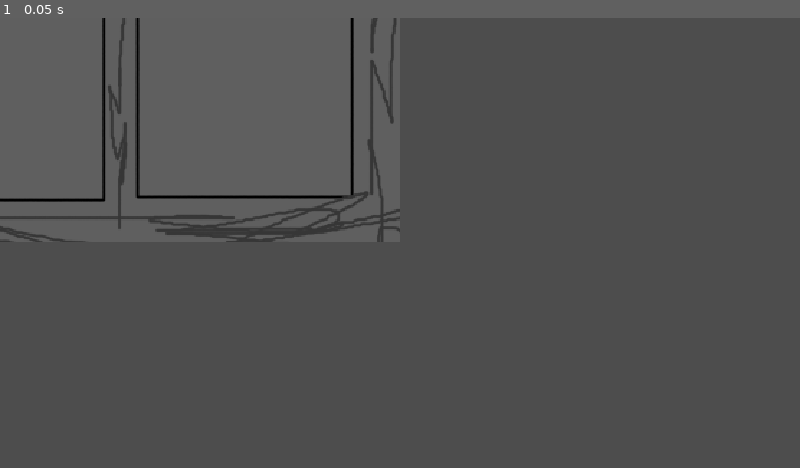
Above: before the commit, frame 1.
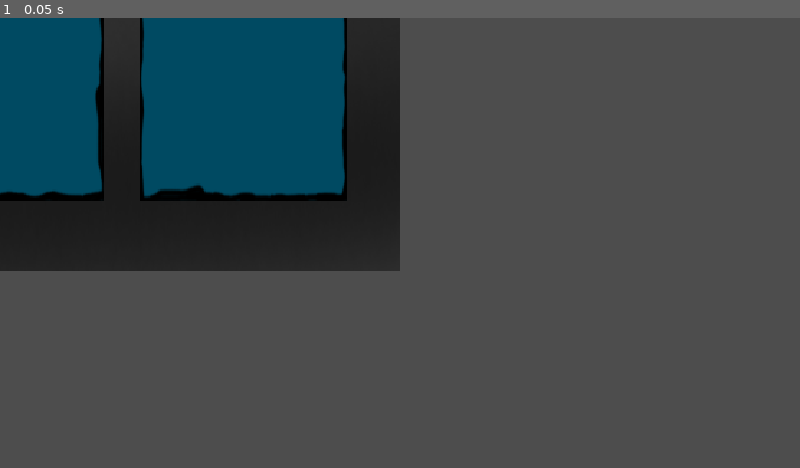
Above: after the commit, the same moment.

Repository: Primroseprime/TrustNoOne-BGJ26
Game: Godot game, scene res://Scenes/Menu Scenes/Credits Menu Scene/credits_menu.tscn
The game is run twice, just before and just after one commit, with the same random seed, the same clock (stepped at 60 frames per second) and the same inputs. This scene is started directly instead of the project's main scene.
Inputs:
- Up to frame 1 (0.05 s): no input

The runs differ from the first frame. In frame 1, 27% of the frame differs, in the area x 0-50%, y 0-57%.

Commit message:
Menu Update - Reworked Credits Menu Design

Diff:
--- a/Scenes/Menu Scenes/Credits Menu Scene/credits_menu.tscn
+++ b/Scenes/Menu Scenes/Credits Menu Scene/credits_menu.tscn
@@ -1,10 +1,92 @@
 [gd_scene format=3 uid="uid://b8401fi5meq4j"]
 
-[ext_resource type="Texture2D" uid="uid://berpqfogvntde" path="res://Assets/Menus Assets/temp credits.png" id="1_kdv4w"]
+[ext_resource type="Texture2D" uid="uid://dviuqcyekp2at" path="res://Assets/Text Incasing.png" id="1_a86rl"]
+[ext_resource type="Texture2D" uid="uid://bm1n34qhv203j" path="res://Assets/overlays.png" id="2_8dmge"]
 
 [node name="Credits Menu Root" type="Node2D" unique_id=386903939]
 
-[node name="Credits" type="Sprite2D" parent="." unique_id=930603187]
-position = Vector2(-7.0393085e-05, 2.2530556e-05)
-scale = Vector2(0.7199999, 0.71999997)
-texture = ExtResource("1_kdv4w")
+[node name="Text" type="Node" parent="." unique_id=1971176888]
+
+[node name="Credits Categories" type="Label" parent="Text" unique_id=2093439549]
+z_index = 3
+offset_left = -419.0
+offset_top = -232.0
+offset_right = 429.0
+offset_bottom = -177.0
+theme_override_font_sizes/font_size = 40
+text = "Artists                 Programmer            Composers"
+horizontal_alignment = 1
+
+[node name="Artists Names" type="Label" parent="Text" unique_id=354380352]
+z_index = 3
+offset_left = -479.0
+offset_top = -165.0
+offset_right = -332.0
+offset_bottom = -75.0
+theme_override_font_sizes/font_size = 20
+text = "Primerose
+
+Dalianimations"
+
+[node name="Prgrammer Name" type="Label" parent="Text" unique_id=1751060760]
+z_index = 3
+offset_left = -123.0
+offset_top = -165.0
+offset_right = 24.0
+offset_bottom = -75.0
+theme_override_font_sizes/font_size = 20
+text = "CalGGF"
+
+[node name="Composers Names" type="Label" parent="Text" unique_id=1428211085]
+z_index = 3
+offset_left = 226.0
+offset_top = -165.0
+offset_right = 373.0
+offset_bottom = -13.0
+theme_override_font_sizes/font_size = 20
+text = "Meeklemonkle
+
+Cloud_
+
+Blaster647
+"
+
+[node name="Panels" type="Node" parent="." unique_id=1191217548]
+
+[node name="Panel1" type="Sprite2D" parent="Panels" unique_id=1470399368]
+z_index = 2
+position = Vector2(-350, 0)
+scale = Vector2(0.4, 0.7)
+texture = ExtResource("1_a86rl")
+
+[node name="Panel2" type="Sprite2D" parent="Panels" unique_id=865039641]
+z_index = 2
+rotation = 1.5707964
+scale = Vector2(0.7, 0.4)
+texture = ExtResource("1_a86rl")
+
+[node name="Panel3" type="Sprite2D" parent="Panels" unique_id=951634068]
+z_index = 2
+position = Vector2(350, 0)
+rotation = -3.1415925
+scale = Vector2(0.4, 0.7)
+texture = ExtResource("1_a86rl")
+
+[node name="Background" type="Node" parent="." unique_id=112919629]
+
+[node name="Overlay Top" type="Sprite2D" parent="Background" unique_id=2122978195]
+z_index = 1
+position = Vector2(0, 175)
+scale = Vector2(0.6, 1)
+texture = ExtResource("2_8dmge")
+region_enabled = true
+region_rect = Rect2(0, 0, 1920, 1080)
+
+[node name="Overlay Bottom" type="Sprite2D" parent="Background" unique_id=796172507]
+z_index = 1
+position = Vector2(0, -175)
+rotation = 3.1415927
+scale = Vector2(0.6, 1)
+texture = ExtResource("2_8dmge")
+region_enabled = true
+region_rect = Rect2(0, 0, 1920, 1080)
--- a/project.godot
+++ b/project.godot
@@ -12,12 +12,23 @@
 
 config/name="Trust No One BGJ26"
 run/main_scene="uid://busrn3geautsy"
-config/features=PackedStringArray("4.7", "Forward Plus")
+config/features=PackedStringArray("4.6", "Forward Plus")
 config/icon="res://Assets/icon.svg"
 
 [display]
 
 window/stretch/mode="canvas_items"
+
+[file_customization]
+
+folder_colors={
+"res://Assets/": "purple",
+"res://Scenes/": "red",
+"res://Scenes/Menu Scenes/": "blue",
+"res://Scenes/Office Scenes/": "orange",
+"res://Scenes/Root Scene/": "pink",
+"res://Scenes/Universal Scenes/": "purple"
+}
 
 [input]
 
Binary file added: Assets/Text Incasing.png
Not shown, added: Assets/Text Incasing.png.import
Binary file added: Assets/overlays.png
Not shown, added: Assets/overlays.png.import
